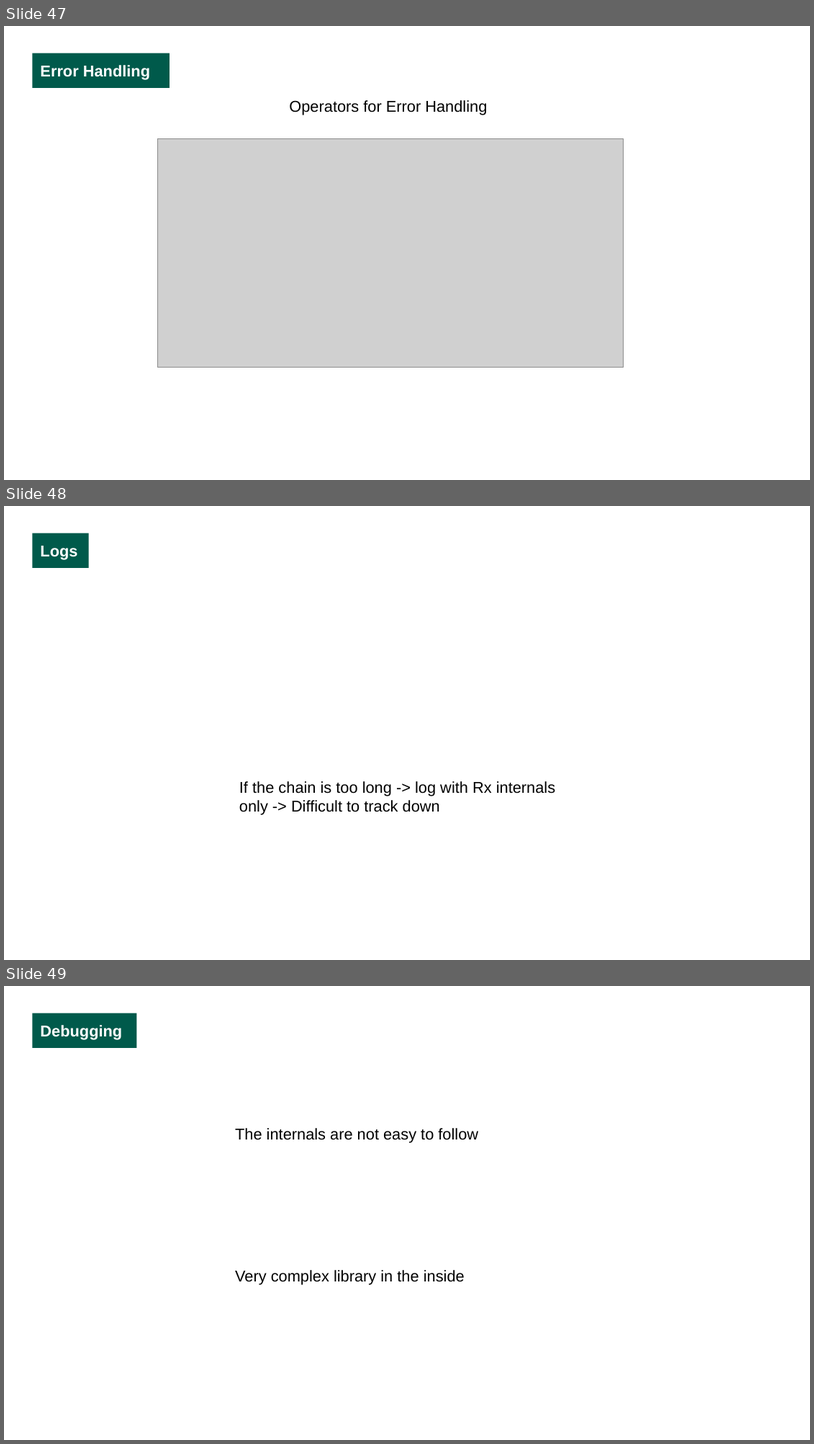
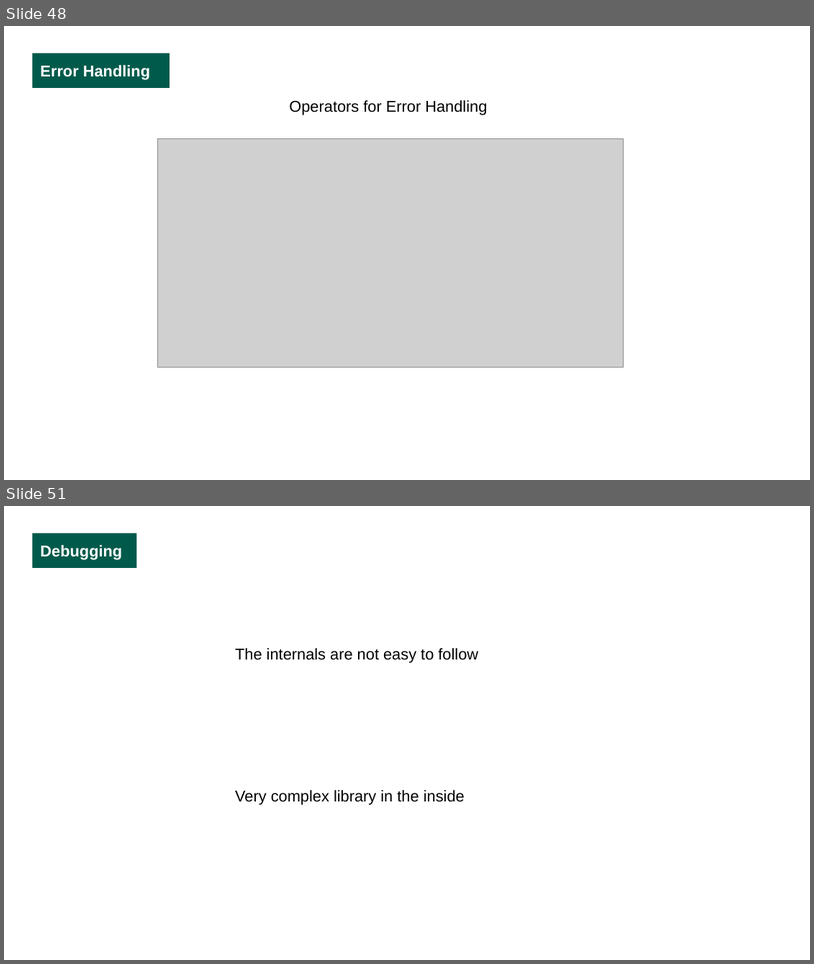
Before and after one commit to luciapayo/DroidconPresentation, a slide deck: Presentation/DroidconRx.potx.pptx. Shown one above the other, each under a label of ours: slides 47, 48 and 49 before the commit, slides 48 and 51 after it; the slides between them are not shown. The pictures are 814x1444 and 814x964 pixels, drawn with LibreOffice and Linux fonts; fonts in the diff are those of the drawing; grey boxes stand for pictures; background and template pictures are left out. Boxes give left, top, right and bottom in pixels: in the first picture for what was removed or moved away, otherwise in the second. Text is boxed around its words. In the diff, an @@ line names an element or a change of style, - is before the commit and + after.

Commit message:
Logs and hot/cold observables

```diff
--- a/Presentation/DroidconRx.potx.pptx
+++ b/Presentation/DroidconRx.potx.pptx
@@ slide 48 removed at bbox=[4, 506, 810, 960], background picture (left out) @@
@@ rectangle removed at bbox=[32, 533, 89, 568] @@
-Logs
@@ text removed at bbox=[239, 781, 556, 815] @@
-If the chain is too long -> log with Rx internals only -> Difficult to track down
@@ what was slide 47 is now slide 48 @@
@@ what was slide 49 is now slide 51 @@
```
Also in this commit, not shown: 16 slides changed, 9 slides added, 2 other slides removed, 2 other files.
